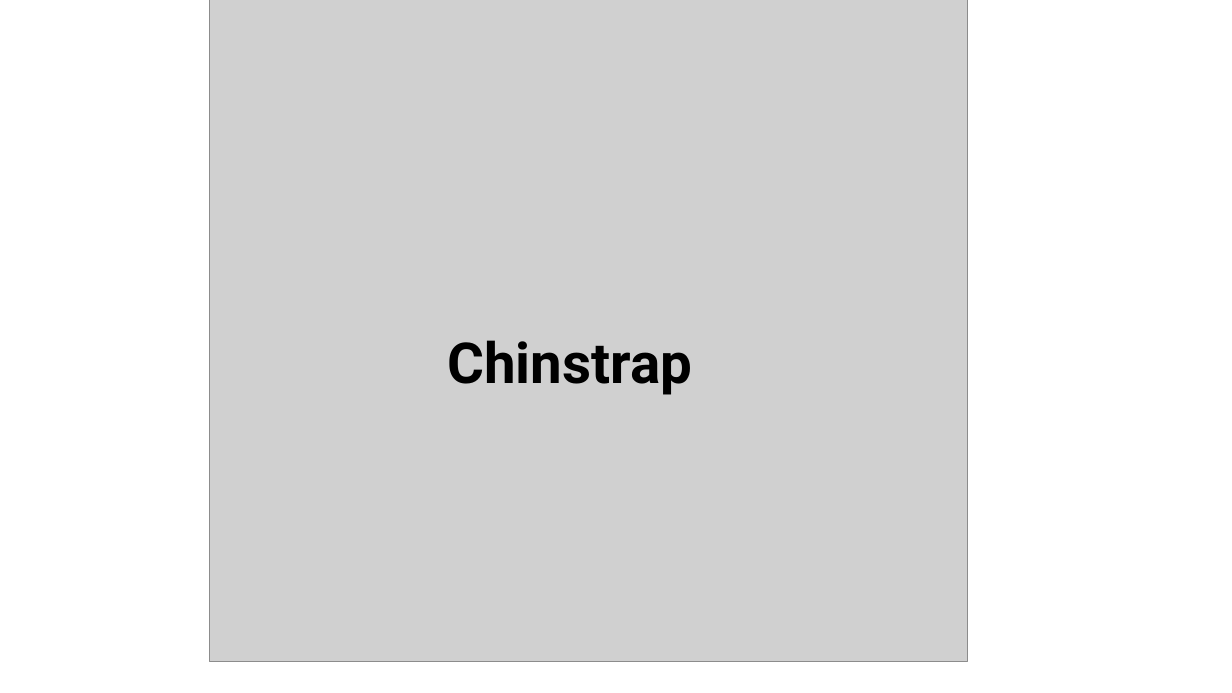
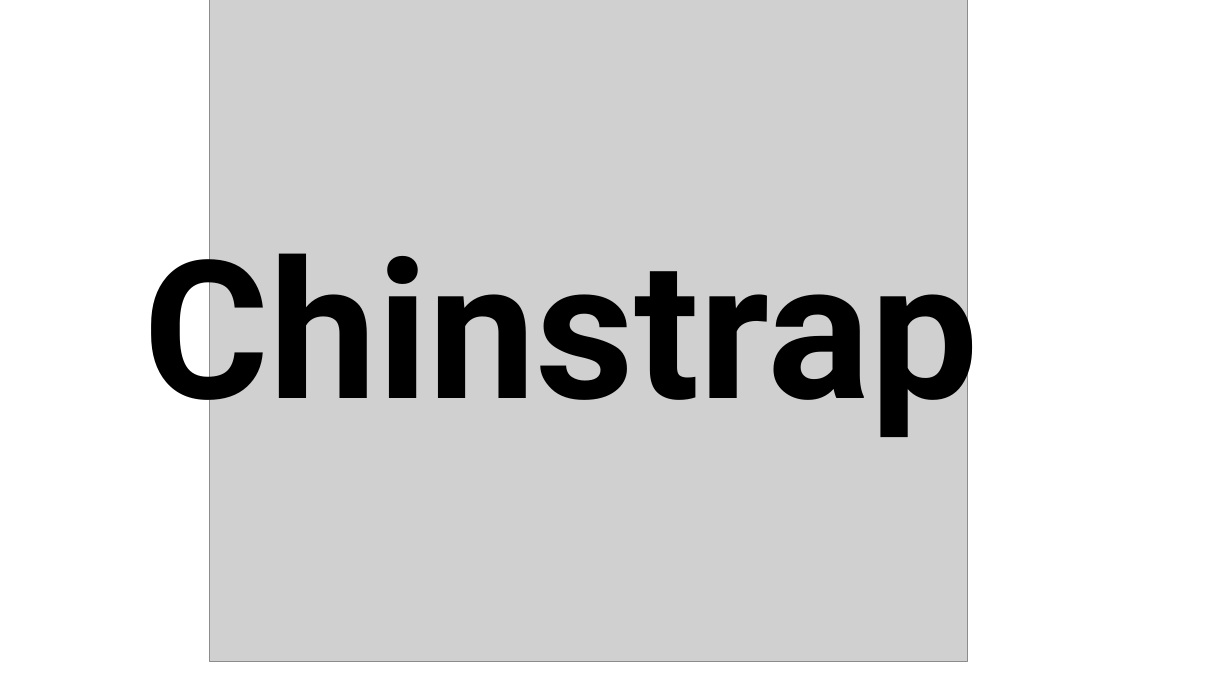
Before and after one commit to esnzgn/DataViz-R-Course, a slide deck: slide 4 of Day2_AdvancedVisualizations/penguines.pptx. Drawn at 1232x693 pixels with LibreOffice and Linux fonts; fonts in the diff are those of the drawing; grey boxes stand for pictures. Boxes give left, top, right and bottom in pixels: in the first picture for what was removed or moved away, otherwise in the second. Text is boxed around its words. In the diff, an @@ line names an element or a change of style, - is before the commit and + after.

```diff
--- a/Day2_AdvancedVisualizations/penguines.pptx
+++ b/Day2_AdvancedVisualizations/penguines.pptx
@@ text "Chinstrap" moved from (x1=447, y1=340, x2=692, y2=395) to (x1=143, y1=222, x2=978, y2=443) @@
@@ text "Chinstrap" at (x1=143, y1=222, x2=978, y2=443): size 44 to 150 pt @@
```
Also in this commit, not shown: 2 other slides changed, 8 other files.
